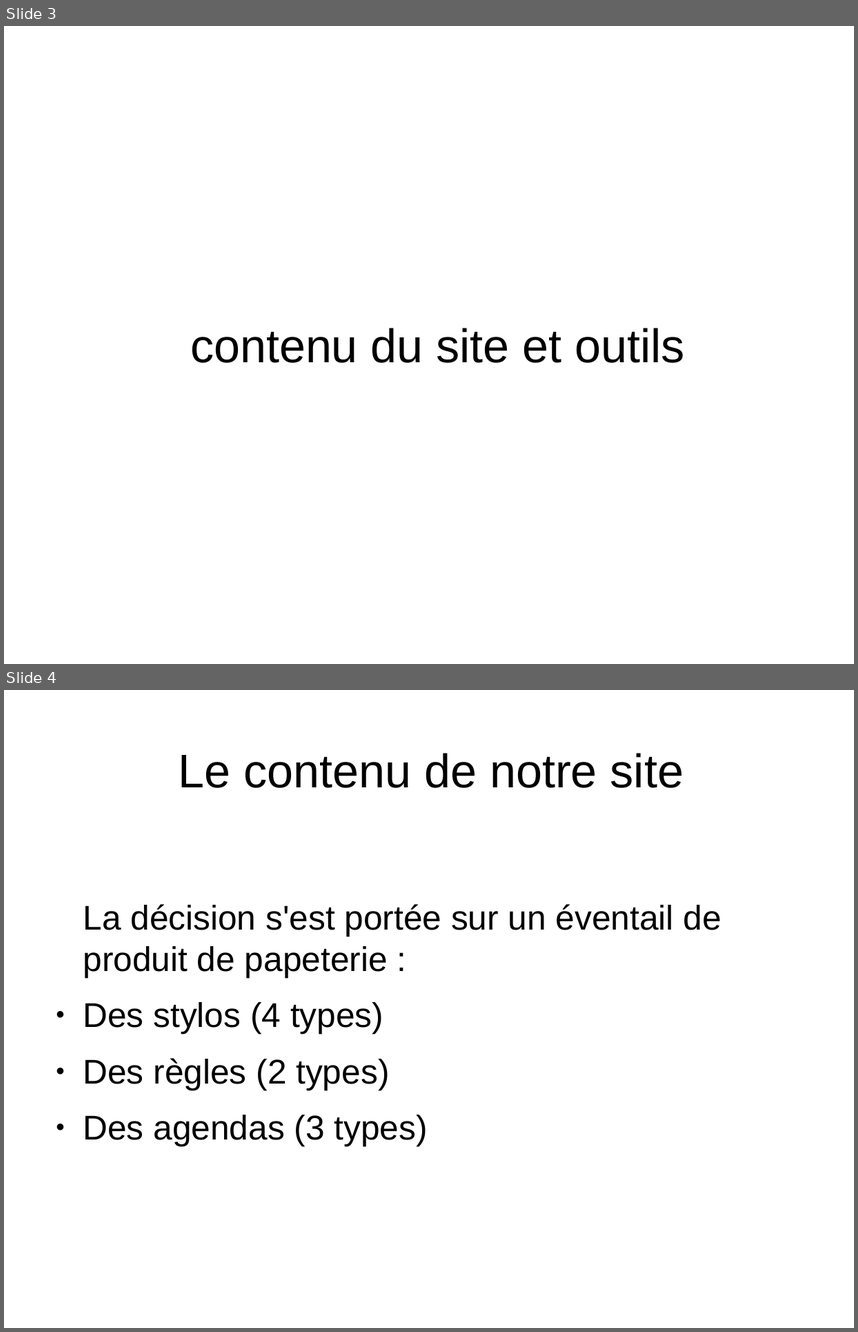
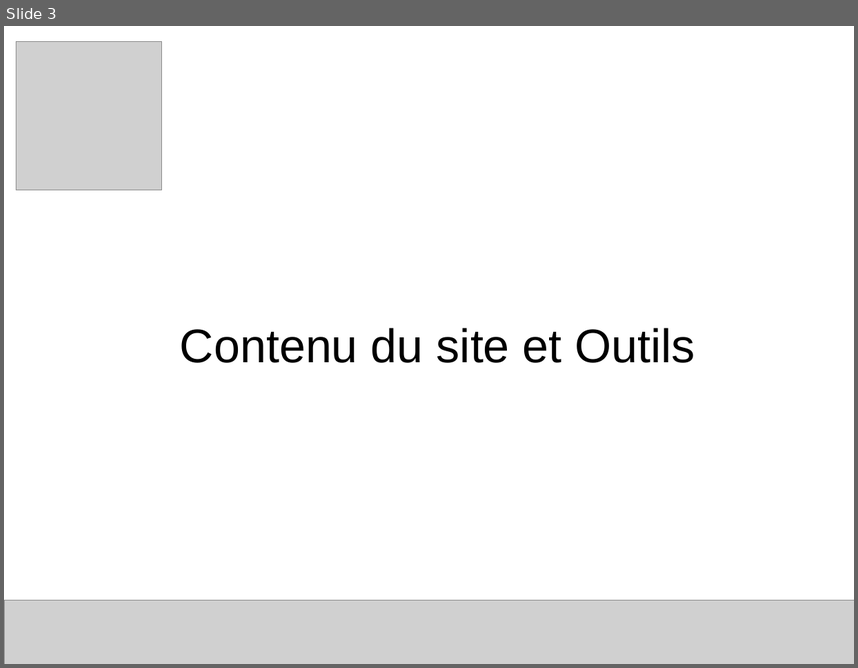
Before and after one commit to franckcostanzo/LaPlateforme_Php-Js, a slide deck: Beta/Divers/presentation.odp. Shown one above the other, each under a label of ours: slides 3 and 4 before the commit, slide 3 after it. The pictures are 858x1332 and 858x668 pixels, drawn with LibreOffice and Linux fonts; fonts in the diff are those of the drawing; grey boxes stand for pictures. Boxes give left, top, right and bottom in pixels: in the first picture for what was removed or moved away, otherwise in the second. Text is boxed around its words. In the diff, an @@ line names an element or a change of style, - is before the commit and + after.

```diff
--- a/Beta/Divers/presentation.odp
+++ b/Beta/Divers/presentation.odp
@@ slide 4 removed at bbox=[4, 690, 854, 1328], background #FFFFFF @@
@@ title removed at bbox=[179, 753, 684, 788] @@
-Le contenu de notre site
@@ text removed at bbox=[83, 904, 722, 1146] @@
-La décision s'est portée sur un éventail de produit de papeterie :
-● Des stylos (4 types)
-● Des règles (2 types)
-● Des agendas (3 types)
@@ slide 3 changed as well @@
@@ picture added at bbox=[16, 41, 162, 190] @@
@@ title at bbox=[180, 328, 695, 363]: text changed @@
-contenu du site et outils
+Contenu du site et Outils
@@ picture added at bbox=[4, 600, 854, 664] @@
```
Also in this commit, not shown: 13 other slides changed, 15 slides added, 2 other slides removed, 6 other files.
